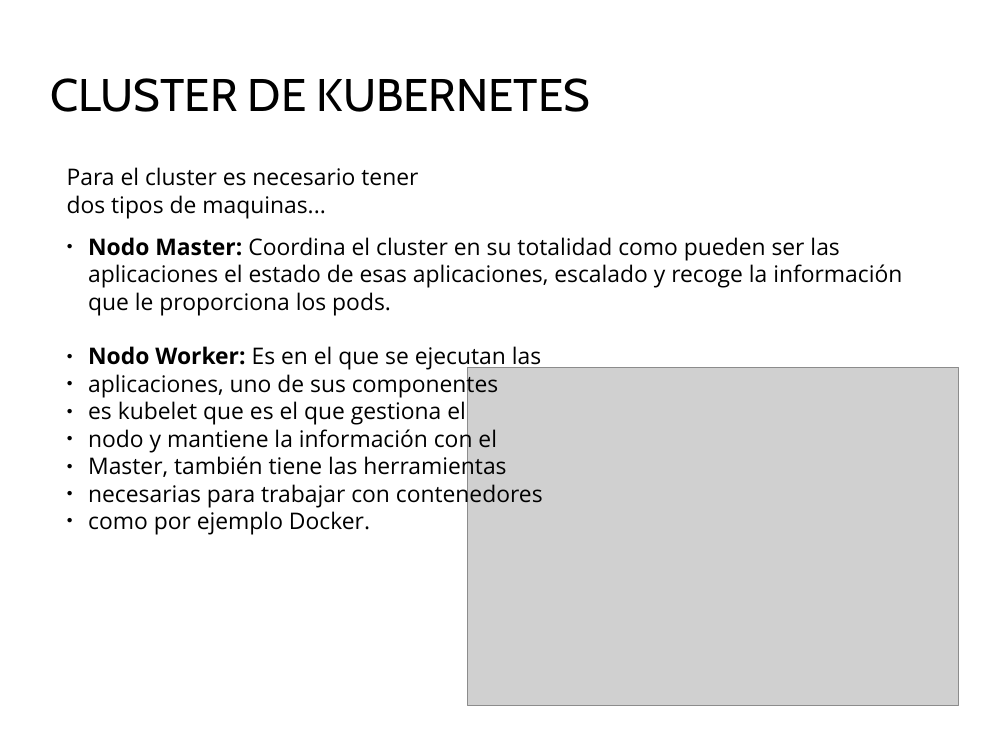
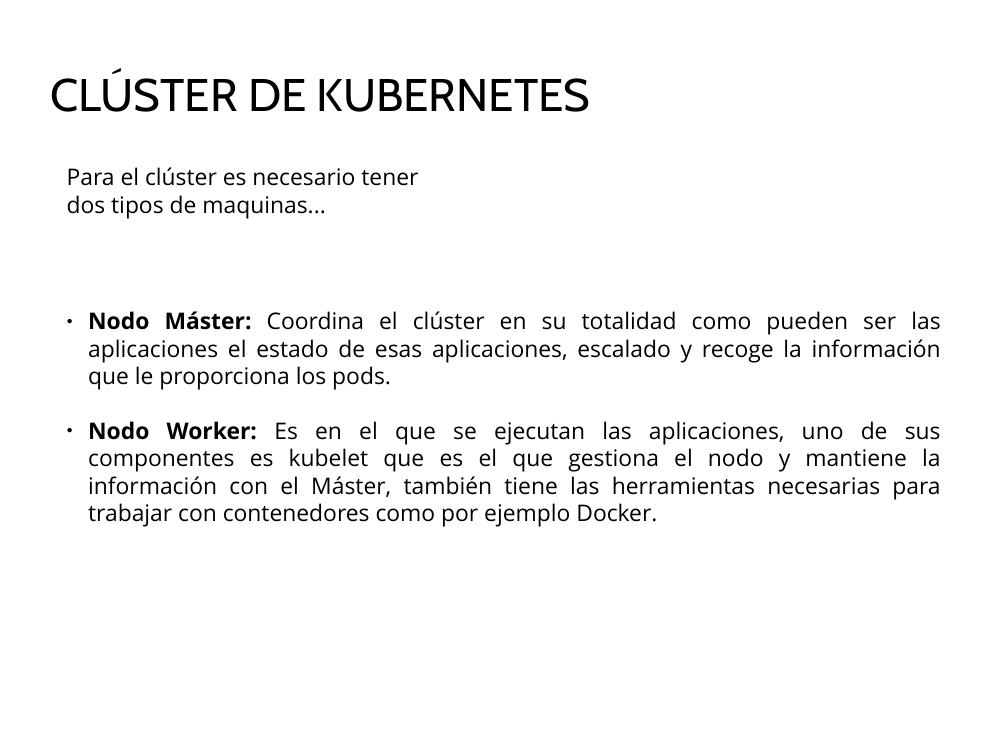
Before and after one commit to Juanjosegongora/kubernetes, a slide deck: slide 5 of proyecto_kubernetes.odp (slide 4 before the commit). Drawn at 1008x756 pixels with LibreOffice and Linux fonts; fonts in the diff are those of the drawing; grey boxes stand for pictures; background and template pictures are left out. Boxes give left, top, right and bottom in pixels: in the first picture for what was removed or moved away, otherwise in the second. Text is boxed around its words. In the diff, an @@ line names an element or a change of style, - is before the commit and + after.

```diff
--- a/proyecto_kubernetes.odp
+++ b/proyecto_kubernetes.odp
@@ title at <box>50,73,590,112</box>: text changed @@
-CLUSTER DE KUBERNETES
+CLÚSTER DE KUBERNETES
@@ text at <box>67,167,418,219</box>: text changed @@
-Para el cluster es necesario tener dos tipos de maquinas...
+Para el clúster es necesario tener dos tipos de maquinas...
@@ text at <box>88,311,941,527</box>: text changed @@
-● Nodo Master: Coordina el cluster en su totalidad como pueden ser las aplicaciones el estado de esas aplicaciones, escalado y recoge la información que le proporciona los pods.
-● Nodo Worker: Es en el que se ejecutan las
-● aplicaciones, uno de sus componentes
-● es kubelet que es el que gestiona el
-● nodo y mantiene la información con el
-● Master, también tiene las herramientas
-● necesarias para trabajar con contenedores
-● como por ejemplo Docker.
+● Nodo Máster: Coordina el clúster en su totalidad como pueden ser las aplicaciones el estado de esas aplicaciones, escalado y recoge la información que le proporciona los pods.
+● Nodo Worker: Es en el que se ejecutan las aplicaciones, uno de sus componentes es kubelet que es el que gestiona el nodo y mantiene la información con el Máster, también tiene las herramientas necesarias para trabajar con contenedores como por ejemplo Docker.
@@ picture removed at <box>468,368,960,706</box> @@
```
Also in this commit, not shown: 5 other slides changed, 8 slides added, 1 other file.
